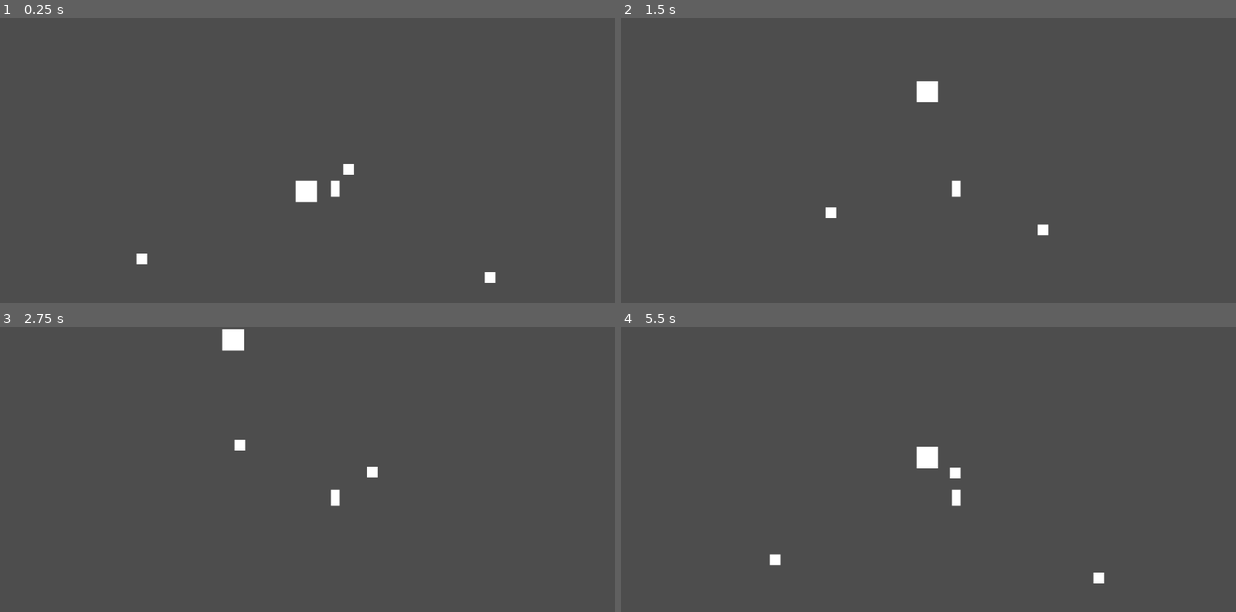
Above: before the commit, frames 1-4 (two rows, left to right).
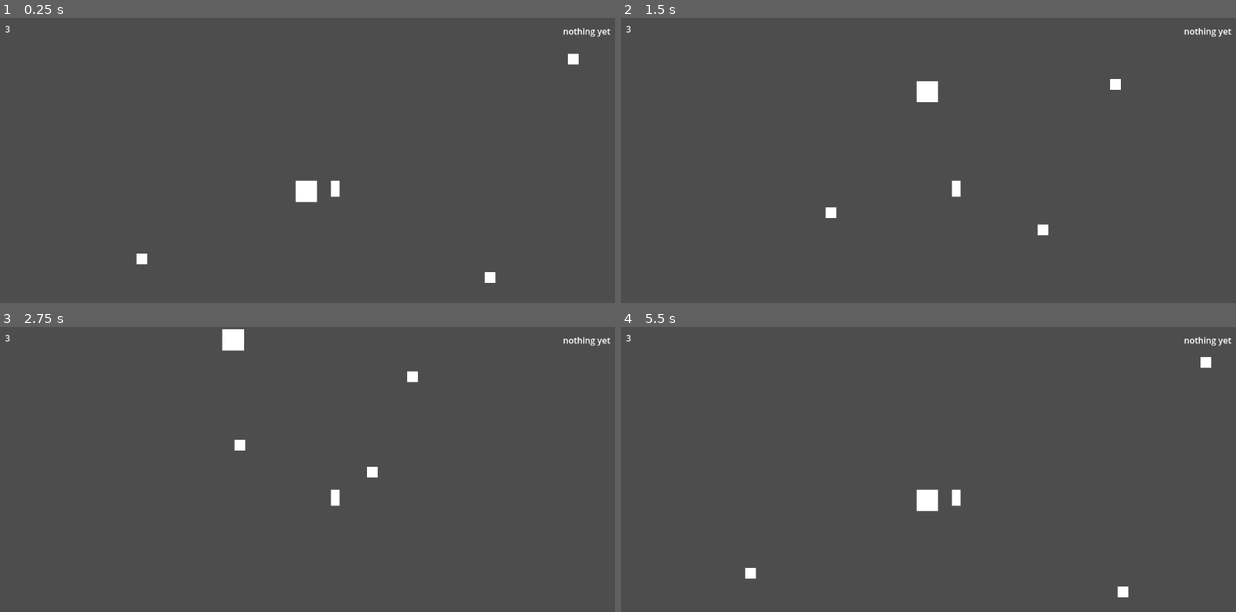
Above: after the commit, the same moments.

Repository: checkm8cat/spaceplane
Game: Godot game, scene res://game.tscn
Same seed, same stepped clock (60 frames per second), same inputs: the game is played once before the commit and once after it.
Inputs:
- Up to frame 1 (0.25 s): no input
- Up to frame 2 (1.5 s): hold W (Up) from 0.53 s (still down)
- Up to frame 3 (2.75 s): release W (Up) at 2.03 s; hold A (Left) from 2.03 s (still down)
- Up to frame 4 (5.5 s): release A (Left) at 3.53 s; hold S (Down) 3.53-4.28 s; hold Right (Right) 4.28-5.03 s; hold W (Up) from 5.03 s (still down)

The runs differ from the first frame. In frame 1, 0.3% of the frame differs, in the area x 0-100%, y 2-56%; in frame 2, 0.2%; in frame 3, 0.2%; in frame 4, 1.1%, in the area x 0-100%, y 2-95%.

Commit message:
add a health label

Diff:
--- a/Scripts/enemy_basic.gd
+++ b/Scripts/enemy_basic.gd
@@ -15,7 +15,7 @@
 func _on_area_2d_body_shape_entered(body_rid: RID, body: Node2D, body_shape_index: int, local_shape_index: int) -> void:
 	if(body.name.contains("Enemy")): return
 	print("haha touched you")
-	player.health -= 1
+	player.take_damage(1)
 	print(player.health)
 	queue_free()
 	pass # Replace with function body.
--- a/Scripts/game.gd
+++ b/Scripts/game.gd
@@ -3,10 +3,8 @@
 @onready var player = get_tree().get_nodes_in_group("player")[0]
 
 
-
-
 func death():
-	if(player.health == 0):
+	if(player.health <= 0):
 		print(player.health)
 		Engine.time_scale = 1
 		get_tree().reload_current_scene()
@@ -18,5 +16,11 @@
 
 # Called every frame. 'delta' is the elapsed time since the previous frame.
 func _process(delta: float) -> void:
+
 	death()
 	pass
+
+
+func _on_player_update_health() -> void:
+	$Hud.update_health(player.health)
+	pass # Replace with function body.
--- /dev/null
+++ b/Scripts/hud.gd
@@ -0,0 +1,4 @@
+extends Node
+
+func update_health(health):
+	$Health.text = str(health)
--- a/Scripts/player.gd
+++ b/Scripts/player.gd
@@ -9,7 +9,7 @@
 var can_move = true
 var game_started = false
 @export var speed = 200
-
+signal update_health
 
 
 func get_input():
@@ -44,3 +44,7 @@
 func _on_timer_timeout() -> void:
 	velocity = move_direction * speed
 	can_move = true
+
+func take_damage(amount):
+	health -= amount
+	update_health.emit()
--- a/game.tscn
+++ b/game.tscn
@@ -1,9 +1,10 @@
-[gd_scene load_steps=5 format=3 uid="uid://qc84tbtx100j"]
+[gd_scene load_steps=6 format=3 uid="uid://qc84tbtx100j"]
 
 [ext_resource type="PackedScene" uid="uid://c0h7aehh3sj45" path="res://player.tscn" id="1_80nbo"]
 [ext_resource type="Script" uid="uid://ch1i05hgxntuk" path="res://Scripts/game.gd" id="1_fc0e3"]
 [ext_resource type="PackedScene" uid="uid://c0j738cucbee" path="res://powercell.tscn" id="2_e2o6t"]
 [ext_resource type="PackedScene" uid="uid://pd0i6sgp3ptn" path="res://enemy_basic.tscn" id="3_feb5d"]
+[ext_resource type="Script" uid="uid://dgtslimvs2huw" path="res://Scripts/hud.gd" id="5_7jktm"]
 
 [node name="game" type="Node2D"]
 position = Vector2(-229, -105)
@@ -20,10 +21,30 @@
 position = Vector2(283, 99)
 
 [node name="Enemy basic" parent="." instance=ExtResource("3_feb5d")]
-position = Vector2(337, 49)
+position = Vector2(756, -157)
 
 [node name="Enemy basic2" parent="." instance=ExtResource("3_feb5d")]
 position = Vector2(-106, 242)
 
 [node name="Enemy basic3" parent="." instance=ExtResource("3_feb5d")]
 position = Vector2(601, 278)
+
+[node name="Hud" type="Node" parent="."]
+script = ExtResource("5_7jktm")
+
+[node name="Health" type="Label" parent="Hud"]
+offset_left = -562.0
+offset_top = -316.0
+offset_right = -522.0
+offset_bottom = -293.0
+text = "3"
+vertical_alignment = 1
+
+[node name="display (skull)" type="Label" parent="Hud"]
+offset_left = 479.0
+offset_top = -312.0
+offset_right = 568.0
+offset_bottom = -289.0
+text = "nothing yet"
+
+[connection signal="update_health" from="player" to="." method="_on_player_update_health"]
Not shown, added: Scripts/hud.gd.uid
